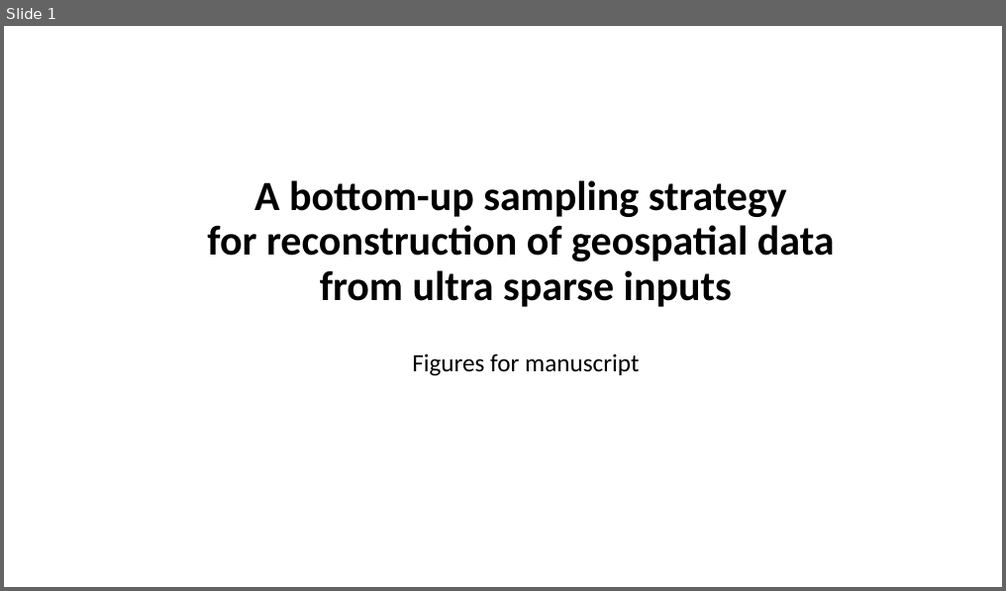
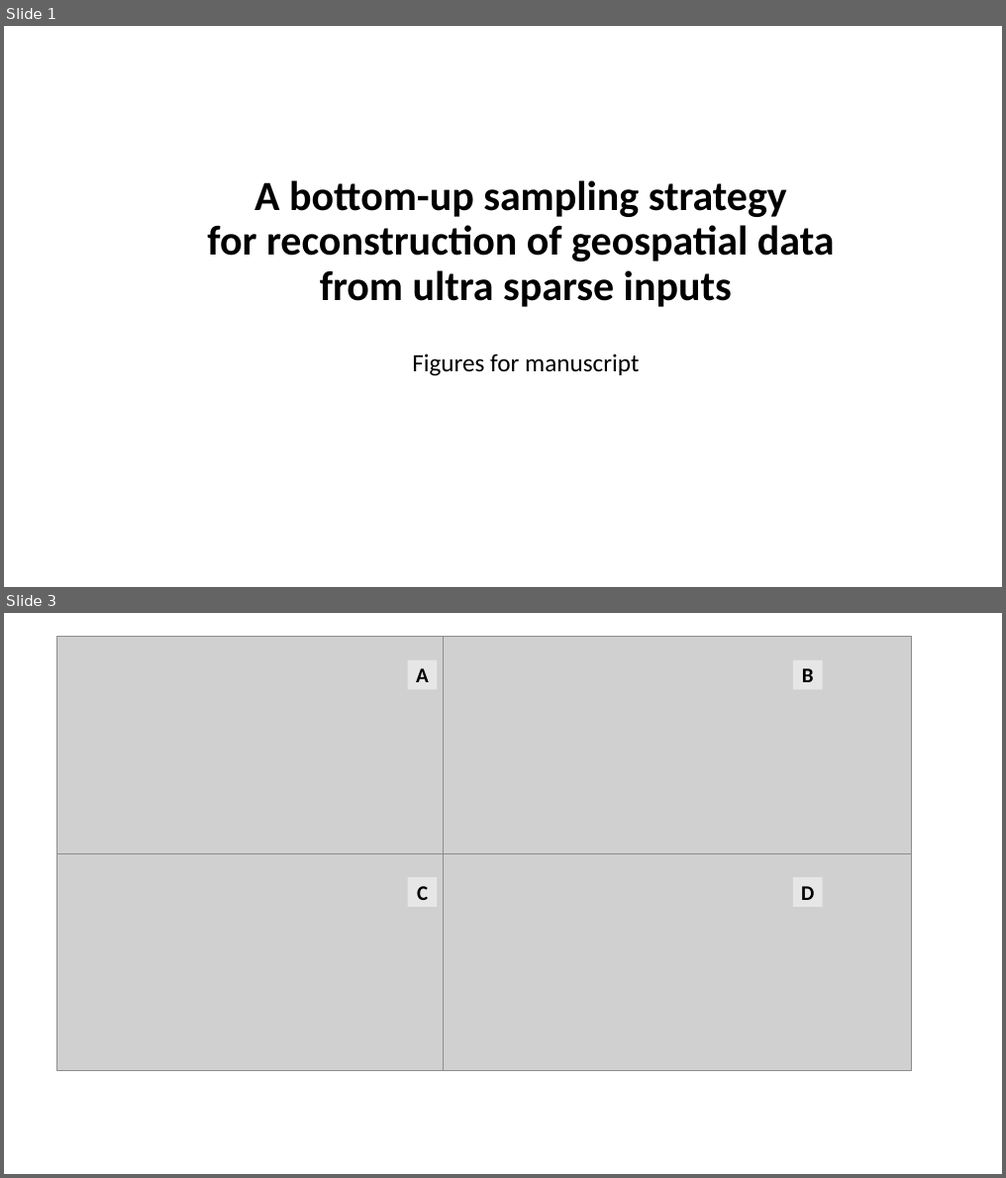
Before and after one commit to MarcoLandtHayen/reconstruct_missing_data, a slide deck: figures/figures.pptx. Shown one above the other, each under a label of ours: slide 1 before the commit, slides 1 and 3 after it; the slides between them are not shown. The pictures are 1006x591 and 1006x1178 pixels, drawn with LibreOffice and Linux fonts; fonts in the diff are those of the drawing; grey boxes stand for pictures. Boxes give left, top, right and bottom in pixels: in the first picture for what was removed or moved away, otherwise in the second. Text is boxed around its words. In the diff, an @@ line names an element or a change of style, - is before the commit and + after.

```diff
--- a/figures/figures.pptx
+++ b/figures/figures.pptx
@@ slide 3 added at (4,613,1002,1174), background #FFFFFF @@
@@ picture added at (57,636,526,854) @@
@@ picture added at (443,636,912,854) @@
@@ rectangle added at (408,661,437,689), fill #E7E6E6, 20 pt, text #000000, bold @@
+A
@@ rectangle added at (793,661,823,689), fill #E7E6E6, 20 pt, text #000000, bold @@
+B
@@ picture added at (57,854,526,1070) @@
@@ rectangle added at (408,877,437,906), fill #E7E6E6, 20 pt, text #000000, bold @@
+C
@@ picture added at (443,854,912,1070) @@
@@ rectangle added at (793,877,823,906), fill #E7E6E6, 20 pt, text #000000, bold @@
+D
```
Also in this commit, not shown: 1 slide changed, 1 other slide added, 11 other files.
